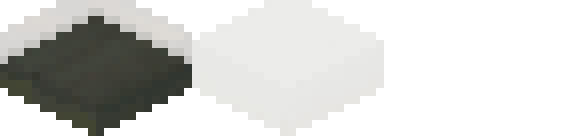
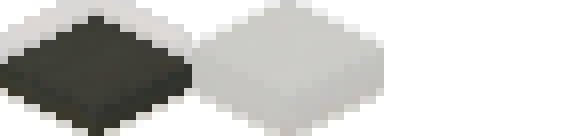
The second 576px x 136px image is a revision of the first. Changes to its layers:
added layer "dgraveltiles.png #1" (difference, 25%) above "ddeck.png" over [0, 0, 384, 136]
